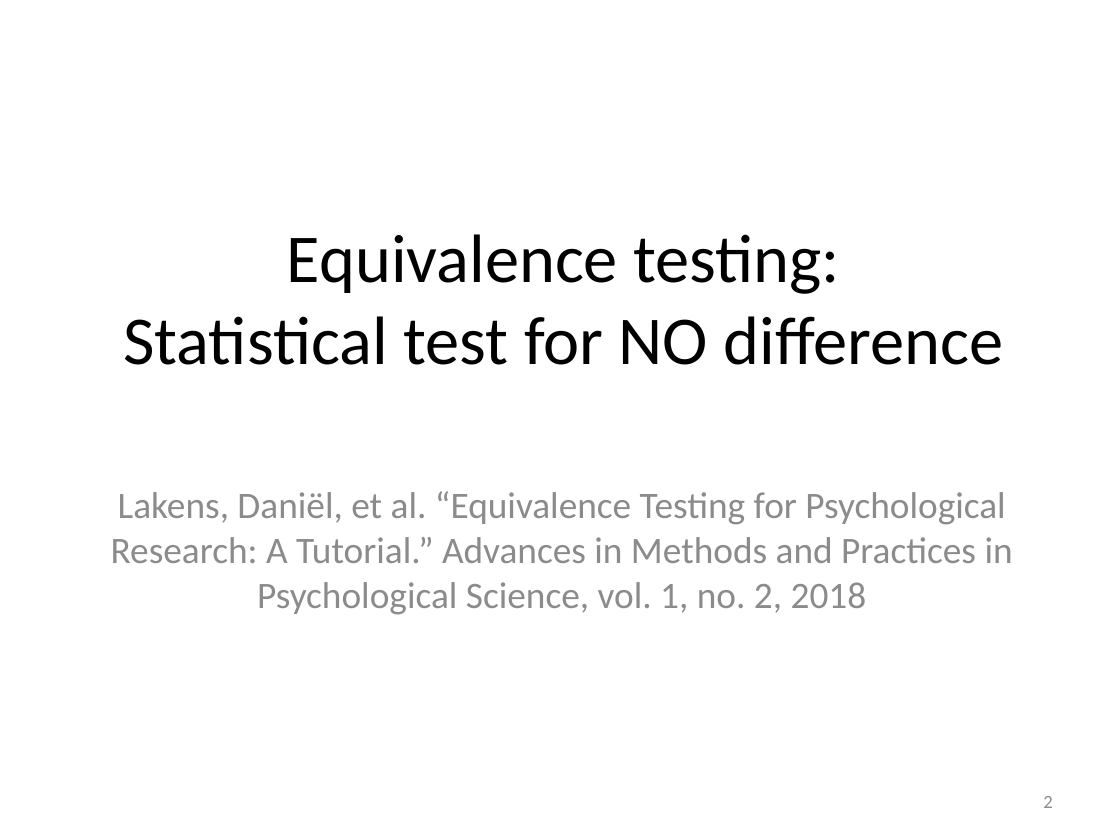
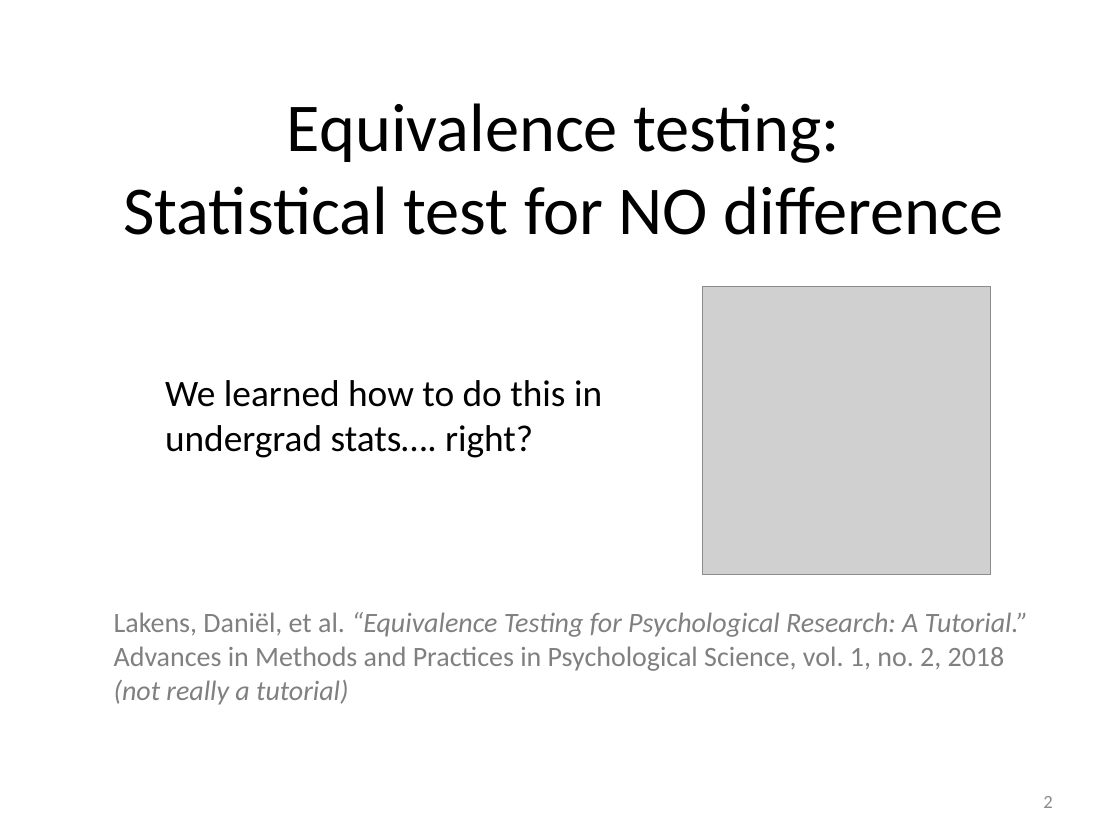
Before and after one commit to meekrob/stats_workshop_2020, a slide deck: slide 2 of adeline/Adeline_TOST_edit.pptx. Drawn at 1120x840 pixels with LibreOffice and Linux fonts; fonts in the diff are those of the drawing; grey boxes stand for pictures. Boxes give left, top, right and bottom in pixels: in the first picture for what was removed or moved away, otherwise in the second. Text is boxed around its words. In the diff, an @@ line names an element or a change of style, - is before the commit and + after.

```diff
--- a/adeline/Adeline_TOST_edit.pptx
+++ b/adeline/Adeline_TOST_edit.pptx
@@ title "Equivalence testing: Statistical test for ...": place and size @@
-title "Equivalence testing: Statistical test for ..." at (123,234,1004,365)
+title "Equivalence testing: Statistical test for ..." at (123,103,1004,235)
@@ picture added at (702,287,991,576) @@
@@ text added at (165,380,602,458), 24 pt, text #000000 @@
+We learned how to do this in undergrad stats…. right?
@@ text "Lakens, Daniël, et al. “Equivalence ...": place and size @@
-text "Lakens, Daniël, et al. “Equivalence ..." at (111,491,1013,615)
+text "Lakens, Daniël, et al. “Equivalence ..." at (114,612,1029,705)
@@ text at (114,612,1029,671): size 24 to 18 pt, text colour #8C8C8C to #808080 in "Lakens, Daniël, et al. “Equivalence Testing for ..."; italic on in "“Equivalence Testing for Psychological Research: A Tutorial. ..."; alignment centre to left; less space between paragraphs @@
@@ text at (114,680,348,705): paragraph added @@
+(not really a tutorial)
```
Also in this commit, not shown: 6 other slides changed, 3 slides added, 2 slides removed.
